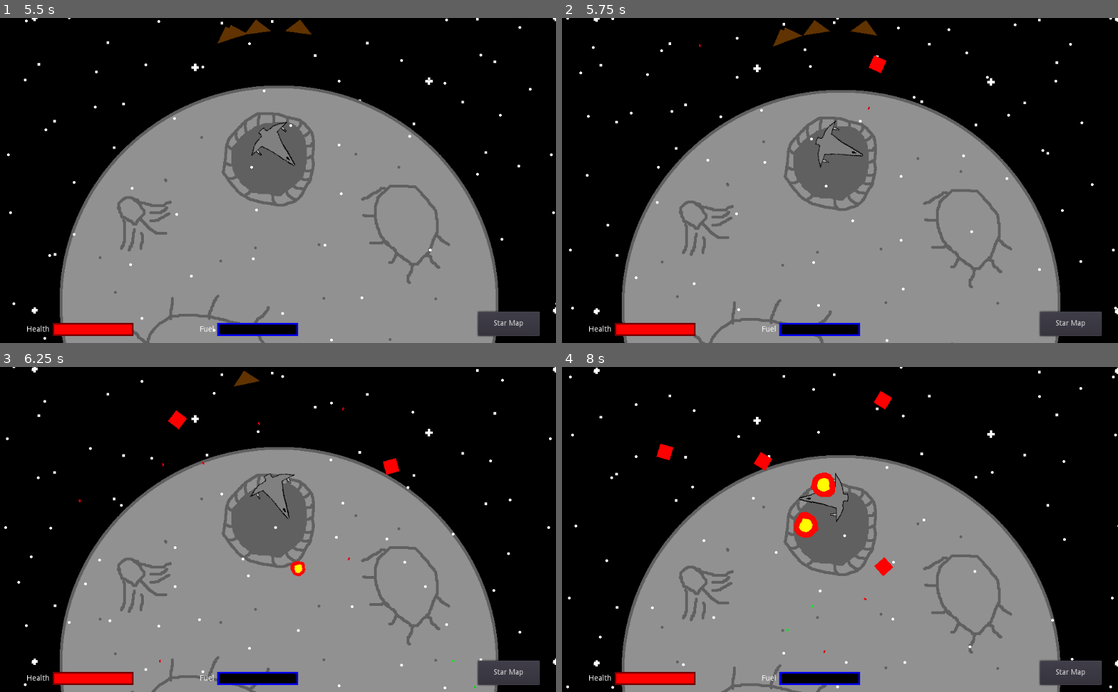
Above: before the commit, frames 1-4 (two rows, left to right).
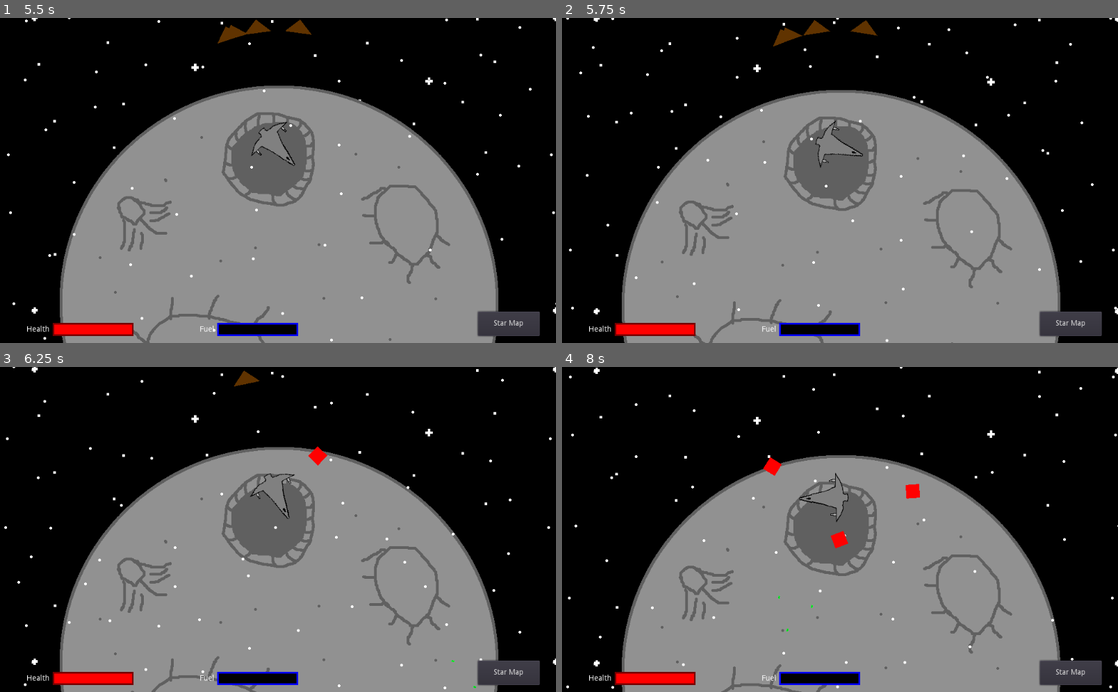
Above: after the commit, the same moments.

Repository: jlpatter/GodotSpaceShooter
Game: Godot game, scene res://src/Misc/GippiesSplash.tscn
Two runs of this game, one before a commit and one after it. Both use one fixed random seed, a clock stepped at 60 frames per second and the inputs below.
Inputs:
- Up to frame 1 (5.5 s): tap Enter at 0.5, 2 s; hold D (move_right) 0.53-1.28 s; tap Space (shoot) at 0.6, 1.25, 1.35, 2.1, 2.75, 2.85, 3.6, 4.35, 5.1 s; hold A (move_left) 1.28-2.03 s; hold D (move_right) 2.03-2.78 s; hold W (move_up) 2.78-3.53 s; hold A (move_left) from 3.53 s (still down)
- Up to frame 2 (5.75 s): keep holding A (move_left)
- Up to frame 3 (6.25 s): release A (move_left) at 5.78 s; hold D (move_right) from 5.78 s (still down); tap Space (shoot) at 5.85 s
- Up to frame 4 (8 s): release D (move_right) at 6.53 s; hold W (move_up) 6.53-7.28 s; tap Space (shoot) at 6.6, 7.35 s; hold D (move_right) from 7.28 s (still down)

Frame 1 is identical in both runs. In frame 2, 0.1% of the frame differs, in the area x 24-59%, y 7-29%; in frame 3, 0.5%; in frame 4, 1.3%, in the area x 17-65%, y 7-89%.

Commit message:
Set enemies to only detect player when close

Diff:
--- a/src/Actors/Enemy1.gd
+++ b/src/Actors/Enemy1.gd
@@ -1,7 +1,9 @@
 extends Node2D
 
 const SPEED = 100.0
+const DISTANCE_TO_DETECT_PLAYER = 500.0
 
+var is_following_player = false
 var is_exploding = false
 onready var bullet_prefab = preload("res://src/Actors/RedBullet.tscn")
 
@@ -11,11 +13,13 @@
 
 func _physics_process(delta):
 	var player_node = get_parent().get_node_or_null("Player")
-	if player_node != null:
+	if player_node != null and global_position.distance_to(player_node.global_position) < DISTANCE_TO_DETECT_PLAYER:
+		is_following_player = true
 		look_at(player_node.global_position)
 		rotation_degrees += 90
-	var dir = Vector2(0.0, -1.0).rotated(rotation)
-	position += dir * SPEED * delta
+		position += Vector2(0.0, -1.0).rotated(rotation) * SPEED * delta
+	else:
+		is_following_player = false
 
 func explode():
 	is_exploding = true
@@ -27,11 +31,12 @@
 
 func _on_BulletTimer_timeout():
 	$BulletTimer.wait_time = GlobalVariables.rng.randf() * 2 + 1
-	var bullet = bullet_prefab.instance()
-	get_parent().add_child(bullet)
-	bullet.position = $BulletSpawnLocation.global_position
-	bullet.rotation = rotation
-	bullet.set_speed(SPEED)
+	if is_following_player:
+		var bullet = bullet_prefab.instance()
+		get_parent().add_child(bullet)
+		bullet.position = $BulletSpawnLocation.global_position
+		bullet.rotation = rotation
+		bullet.set_speed(SPEED)
 
 
 func _on_Area2D_body_entered(body):
